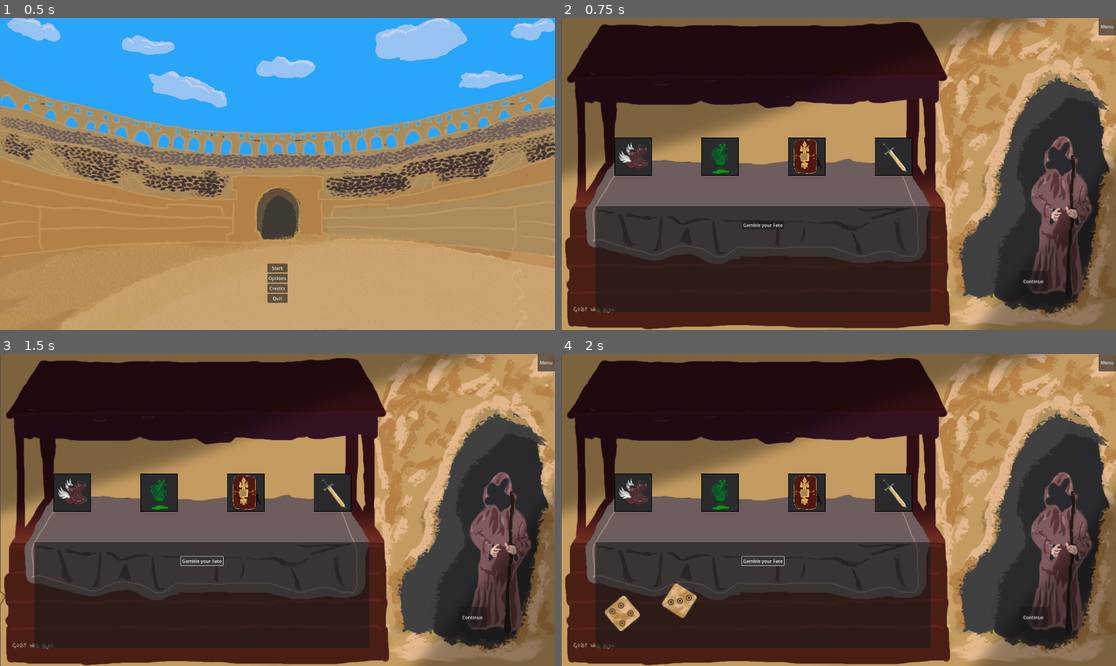
Above: before the commit, frames 1-4 (two rows, left to right).
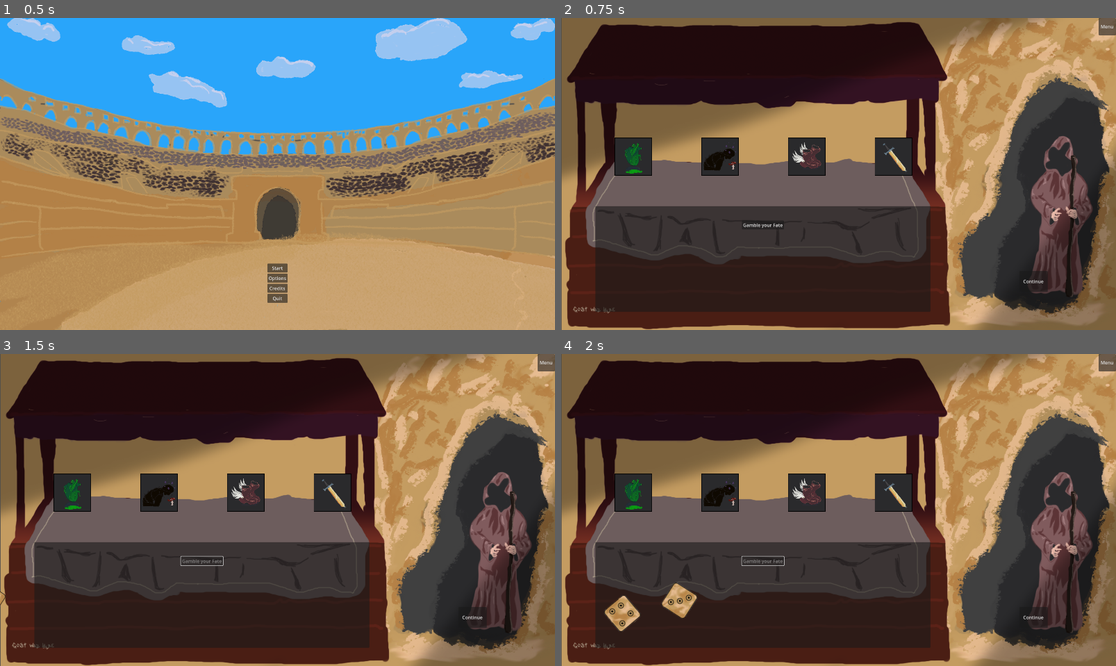
Above: after the commit, the same moments.

Repository: sentientfish/brackygamejam20251
Game: Godot game, scene res://ui/main_menu.tscn
The game is run twice, just before and just after one commit, with the same random seed, the same clock (stepped at 60 frames per second) and the same inputs. Sound files missing from this copy of the repository are replaced by a short silence.
Inputs:
- Up to frame 1 (0.5 s): no input
- Up to frame 2 (0.75 s): click "Start" at 0.5 s
- Up to frame 3 (1.5 s): click "Gamble your Fate" at 1.25 s
- Up to frame 4 (2 s): no input

Frame 1 is identical in both runs. In frame 2, 1.1% of the frame differs, in the area x 10-48%, y 38-50%; in frame 3, 1.1%, in the area x 10-48%, y 38-68%; in frame 4, 1.1%.

Commit message:
Player: Parrot time (#70)
* parrot code

* working parrot with temp sound

* working parrot with actual sound

* hotfix stop player from continuing before diceroll finishes

Diff:
--- /dev/null
+++ b/scenes/parrot.tscn
@@ -0,0 +1,17 @@
+[gd_scene load_steps=3 format=3 uid="uid://b5wrk0yawkn2x"]
+
+[ext_resource type="Script" path="res://scripts/parrot.gd" id="1_gyg6f"]
+[ext_resource type="Texture2D" uid="uid://bj6s46262ga2c" path="res://assets/sprites/parrot.png" id="2_auhu5"]
+
+[node name="Parrot" type="Node2D"]
+script = ExtResource("1_gyg6f")
+
+[node name="ParrotSFXPlayer" type="AudioStreamPlayer2D" parent="."]
+bus = &"SFX"
+
+[node name="ParrotSFXTimer" type="Timer" parent="."]
+
+[node name="ParrotSprite" type="Sprite2D" parent="."]
+texture = ExtResource("2_auhu5")
+
+[connection signal="timeout" from="ParrotSFXTimer" to="." method="_on_parrot_sfx_timer_timeout"]
--- a/scenes/player.tscn
+++ b/scenes/player.tscn
@@ -1,10 +1,11 @@
-[gd_scene load_steps=21 format=3 uid="uid://ch8wdr4iyy5qv"]
+[gd_scene load_steps=22 format=3 uid="uid://ch8wdr4iyy5qv"]
 
 [ext_resource type="Script" path="res://scripts/player.gd" id="1_ndymx"]
 [ext_resource type="Texture2D" uid="uid://ci76kvedo1rh" path="res://assets/Electric-Shield_1.png" id="2_osfnp"]
 [ext_resource type="Texture2D" uid="uid://dixy1o1ebow21" path="res://assets/arm4.png" id="3_ru50b"]
 [ext_resource type="Texture2D" uid="uid://g0m7wo5kcem1" path="res://assets/Player.png" id="4_j8ytr"]
 [ext_resource type="AudioStream" uid="uid://duff40s86phro" path="res://assets/sounds/Swordhitv2.wav" id="5_c11o0"]
+[ext_resource type="PackedScene" uid="uid://b5wrk0yawkn2x" path="res://scenes/parrot.tscn" id="6_oyyfp"]
 
 [sub_resource type="RectangleShape2D" id="RectangleShape2D_752ta"]
 size = Vector2(192, 75.3125)
@@ -250,18 +251,21 @@
 texture = ExtResource("2_osfnp")
 
 [node name="ShieldAreaUp" type="Area2D" parent="Shield"]
+visible = false
 
 [node name="ShieldCollisionUp" type="CollisionShape2D" parent="Shield/ShieldAreaUp"]
 position = Vector2(0, -100)
 shape = SubResource("RectangleShape2D_752ta")
 
 [node name="ShieldAreaMiddle" type="Area2D" parent="Shield"]
+visible = false
 
 [node name="ShieldCollisionMiddle" type="CollisionShape2D" parent="Shield/ShieldAreaMiddle"]
 position = Vector2(0, -15)
 shape = SubResource("RectangleShape2D_yx7bf")
 
 [node name="ShieldAreaDown" type="Area2D" parent="Shield"]
+visible = false
 
 [node name="ShieldCollisionDown" type="CollisionShape2D" parent="Shield/ShieldAreaDown"]
 position = Vector2(0, 72)
@@ -275,6 +279,7 @@
 texture = ExtResource("3_ru50b")
 
 [node name="SwordAreaUp" type="Area2D" parent="Sword"]
+visible = false
 monitoring = false
 
 [node name="SwordCollisionUp" type="CollisionShape2D" parent="Sword/SwordAreaUp"]
@@ -282,6 +287,7 @@
 shape = SubResource("RectangleShape2D_xdwk7")
 
 [node name="SwordAreaMiddle" type="Area2D" parent="Sword"]
+visible = false
 monitoring = false
 
 [node name="SwordCollisionMiddle" type="CollisionShape2D" parent="Sword/SwordAreaMiddle"]
@@ -289,6 +295,7 @@
 shape = SubResource("RectangleShape2D_2hsp2")
 
 [node name="SwordAreaDown" type="Area2D" parent="Sword"]
+visible = false
 monitoring = false
 
 [node name="SwordCollisionDown" type="CollisionShape2D" parent="Sword/SwordAreaDown"]
@@ -300,6 +307,7 @@
 texture = ExtResource("4_j8ytr")
 
 [node name="PlayerCollision" type="CollisionShape2D" parent="."]
+visible = false
 shape = SubResource("RectangleShape2D_xox8q")
 
 [node name="AnimationPlayer" type="AnimationPlayer" parent="."]
@@ -311,6 +319,9 @@
 stream = ExtResource("5_c11o0")
 bus = &"SFX"
 
+[node name="Parrot" parent="." instance=ExtResource("6_oyyfp")]
+position = Vector2(-7, -16)
+
 [connection signal="body_entered" from="Sword/SwordAreaUp" to="." method="_on_sword_area_up_body_entered"]
 [connection signal="body_entered" from="Sword/SwordAreaMiddle" to="." method="_on_sword_area_middle_body_entered"]
 [connection signal="body_entered" from="Sword/SwordAreaDown" to="." method="_on_sword_area_down_body_entered"]
--- a/scripts/globals.gd
+++ b/scripts/globals.gd
@@ -5,6 +5,7 @@
 signal PlayerDied
 
 var Muted := false
+var ParrotObtained := false
 
 var Player: Player = null
 var Enemy: Enemy = null
@@ -21,4 +22,5 @@
 	TrollsHeart.new(),
 	FoodPoisoning.new(),
 	BigBadShield.new(),
+	ShoulderParrot.new(),
 ]
--- /dev/null
+++ b/scripts/parrot.gd
@@ -0,0 +1,57 @@
+extends Node2D
+
+var parrot_sfx_player: AudioStreamPlayer2D = null
+var parrot_sfx_timer: Timer = null
+
+var _min_sfx_timer := 2.5
+var _max_sfx_timer := 6.0
+
+const PARROT_VICTORY_VOICELINE_PATH := \
+		"res://assets/sounds/ParrotSquakVictory.wav"
+
+var _parrot_voicelines = [
+	preload("res://assets/sounds/ParrotSquakOne.wav"),
+	preload("res://assets/sounds/ParrotSquakTwo.wav"),
+]
+
+# Called when the node enters the scene tree for the first time.
+func _ready() -> void:
+	parrot_sfx_player = get_node("ParrotSFXPlayer")
+	parrot_sfx_timer = get_node("ParrotSFXTimer")
+
+	Globals.connect("EnemyDied", _on_enemy_died)
+	Globals.connect("PlayerDied", _on_player_died)
+
+func start_parrot() -> void:
+	_prepare_parrot()
+	parrot_sfx_timer.start()
+
+func _prepare_parrot() -> void:
+	_select_random_parrot_voiceline()
+	_set_random_time()
+
+func _set_random_time() -> void:
+	var random_timer_value := randf_range(_min_sfx_timer, _max_sfx_timer)
+	parrot_sfx_timer.set_wait_time(random_timer_value)
+
+func _select_random_parrot_voiceline():
+	var random_voiceline_index = randi() % _parrot_voicelines.size()
+	parrot_sfx_player.stream = _parrot_voicelines[random_voiceline_index]
+
+func _on_enemy_died() -> void:
+	parrot_sfx_timer.stop()
+
+	if (parrot_sfx_player.stream != null):
+		parrot_sfx_player.stream = preload(PARROT_VICTORY_VOICELINE_PATH)
+		parrot_sfx_player.play()
+
+func _on_player_died() -> void:
+	parrot_sfx_timer.stop()
+
+func _on_parrot_sfx_timer_timeout() -> void:
+	parrot_sfx_timer.stop()
+	parrot_sfx_player.play()
+	await parrot_sfx_player.finished
+
+	_prepare_parrot()
+	parrot_sfx_timer.start()
--- a/scripts/player.gd
+++ b/scripts/player.gd
@@ -16,21 +16,27 @@
 var blocking: Array = [false, false, false]
 var is_blocking: bool = false
 var block_all: bool = false
+var parrot_obtained: bool = false
 var current_block_direction: Enums.ActionDirection = Enums.ActionDirection.NONE
 var player_attacked_sfx_player: AudioStreamPlayer2D = null
+var parrot: Node2D = null
 
 @onready var animation_player : AnimationPlayer = $AnimationPlayer
 
 func _ready() -> void:
 	Globals.Player = self
 	player_attacked_sfx_player = get_node("PlayerAttackedSFXPlayer")
+	parrot = get_node("Parrot")
 
 	# Trigger all effects on player
 	for effect in Globals.PlayerStatusEffects:
-		print("Triggering effect: " + effect.effect_name)
 		effect.trigger_effect(self)
 
-	print("current attack: " + str(current_attack))
+	if (parrot_obtained):
+		parrot.show()
+		parrot.start_parrot()
+	else:
+		parrot.hide()
 
 func _physics_process(delta: float) -> void:
 	process_player_input(delta)
--- /dev/null
+++ b/scripts/vendor_items/shoulder_parrot.gd
@@ -0,0 +1,13 @@
+class_name ShoulderParrot extends Effect
+
+func trigger_effect(character: CharacterBody2D) -> void:
+	character.parrot_obtained = true
+
+func _init():
+	var image = Image.load_from_file("res://assets/sprites/vendor_items/ShoulderParrot.png")
+	var texture = ImageTexture.create_from_image(image)
+
+	icon = texture
+	max_stacks = 1
+	effect_name = "Parrot"
+	target_player = true
--- a/scripts/vendor_minigame.gd
+++ b/scripts/vendor_minigame.gd
@@ -4,6 +4,7 @@
 var dice_2: Node2D = null
 var dice_roll_exhausted_label: Label = null
 var dice_roll_sfx_player: AudioStreamPlayer2D = null
+var dice_roll_button: Button = null
 
 var max_dice_rolls := 3
 var remaining_dice_rolls := max_dice_rolls
@@ -24,6 +25,7 @@
 	dice_1 = get_node("Panel/Dice1")
 	dice_2 = get_node("Panel/Dice2")
 	dice_roll_sfx_player = get_node("DiceRollSFXPlayer")
+	dice_roll_button = get_node("Panel/DiceRollButton")
 	dice_1.position.x = -200
 	dice_2.position.x = -200
 	dice_roll_exhausted_label = get_node("Panel/DiceRollExhaustedLabel")
@@ -49,6 +51,7 @@
 	dice.set_meta("value", (dice_roll + 1))
 
 func _on_dice_roll_button_pressed() -> void:
+	dice_roll_button.disabled = true
 	dice_1.position.x = -200
 	dice_2.position.x = -200
 	var tween = create_tween()
@@ -69,6 +72,5 @@
 
 	if (remaining_dice_rolls == 0):
 		dice_roll_exhausted_label.show()
-
-		var dice_roll_button := get_node("Panel/DiceRollButton")
-		dice_roll_button.disabled = true
+	else:
+		dice_roll_button.disabled = false
Not shown, added: assets/sounds/ParrotSquakLost.wav.import
Not shown, added: assets/sounds/ParrotSquakOne.wav.import
Not shown, added: assets/sounds/ParrotSquakTwo.wav.import
Not shown, added: assets/sounds/ParrotSquakVictory.wav.import
Binary file added: assets/sprites/parrot.png
Not shown, added: assets/sprites/parrot.png.import
Binary file added: assets/sprites/vendor_items/ShoulderParrot.png
Not shown, added: assets/sprites/vendor_items/ShoulderParrot.png.import
